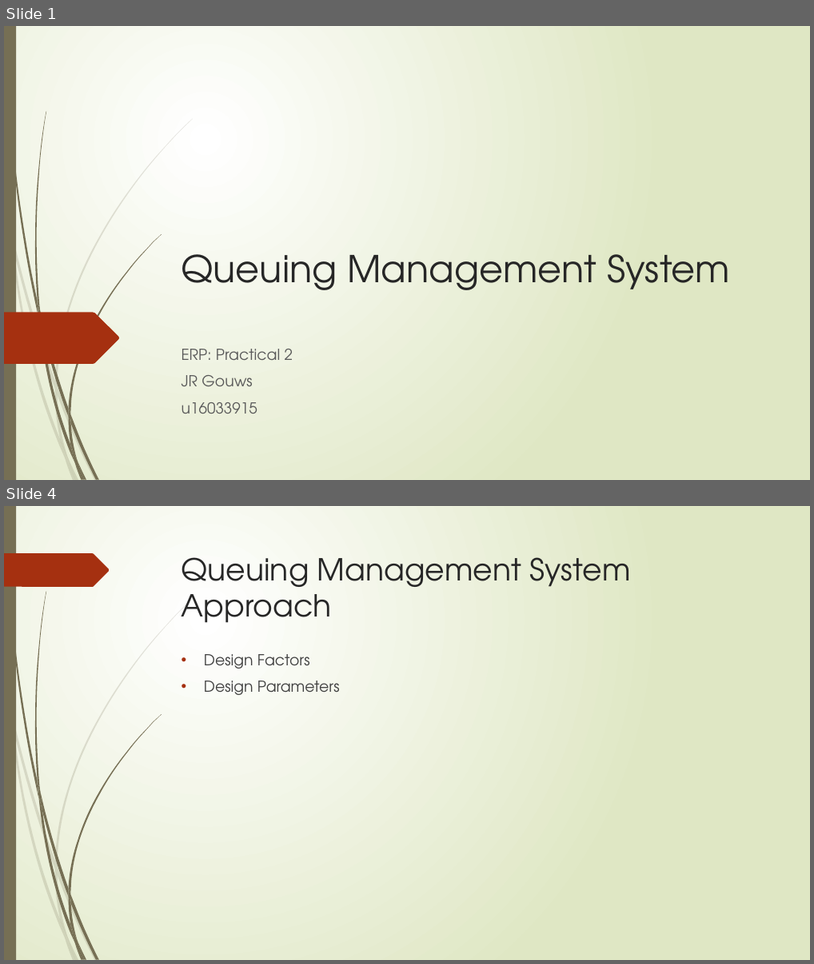
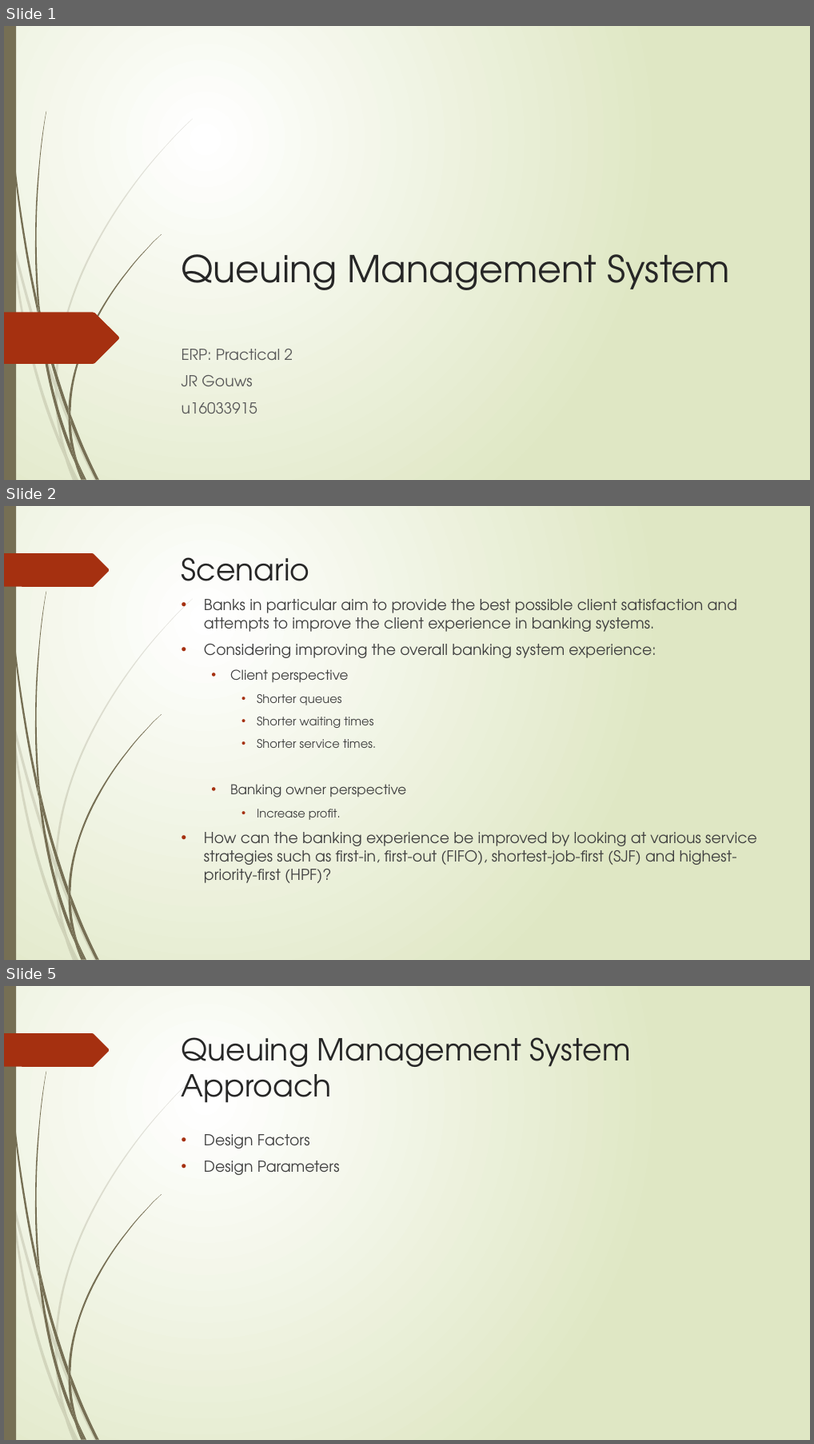
Before and after one commit to jrgouws/Research-Project, a slide deck: Prac2/Part 2/Presentation.pptx. Shown one above the other, each under a label of ours: slides 1 and 4 before the commit, slides 1, 2 and 5 after it; the slides between them are not shown. The pictures are 814x964 and 814x1444 pixels, drawn with LibreOffice and Linux fonts; fonts in the diff are those of the drawing. Boxes give left, top, right and bottom in pixels: in the first picture for what was removed or moved away, otherwise in the second. Text is boxed around its words. In the diff, an @@ line names an element or a change of style, - is before the commit and + after.

```diff
--- a/Prac2/Part 2/Presentation.pptx
+++ b/Prac2/Part 2/Presentation.pptx
@@ slide 2 added at [4, 506, 810, 960], background gradient #FFFFFF to #DFE8C4; not listed: 24 template elements that a slide beside it also shows @@
@@ title added at [182, 557, 310, 581], 36 pt, text #262626 @@
+Scenario
@@ text added at [204, 599, 758, 883], 18 pt, text #404040 @@
+• Banks in particular aim to provide the best possible client satisfaction and attempts to improve the client experience in banking systems.
+• Considering improving the overall banking system experience:
+  • Client perspective
+    • Shorter queues
+    • Shorter waiting times
+    • Shorter service times.
+  • Banking owner perspective
+    • Increase profit.
+• How can the banking experience be improved by looking at various service strategies such as first-in, first-out (FIFO), shortest-job-first (SJF) and highest-priority-first (HPF)?
@@ what was slide 4 is now slide 5 @@
```
Also in this commit, not shown: 3 slides changed, 4 other slides added, 3 slides removed, 3 other files.
